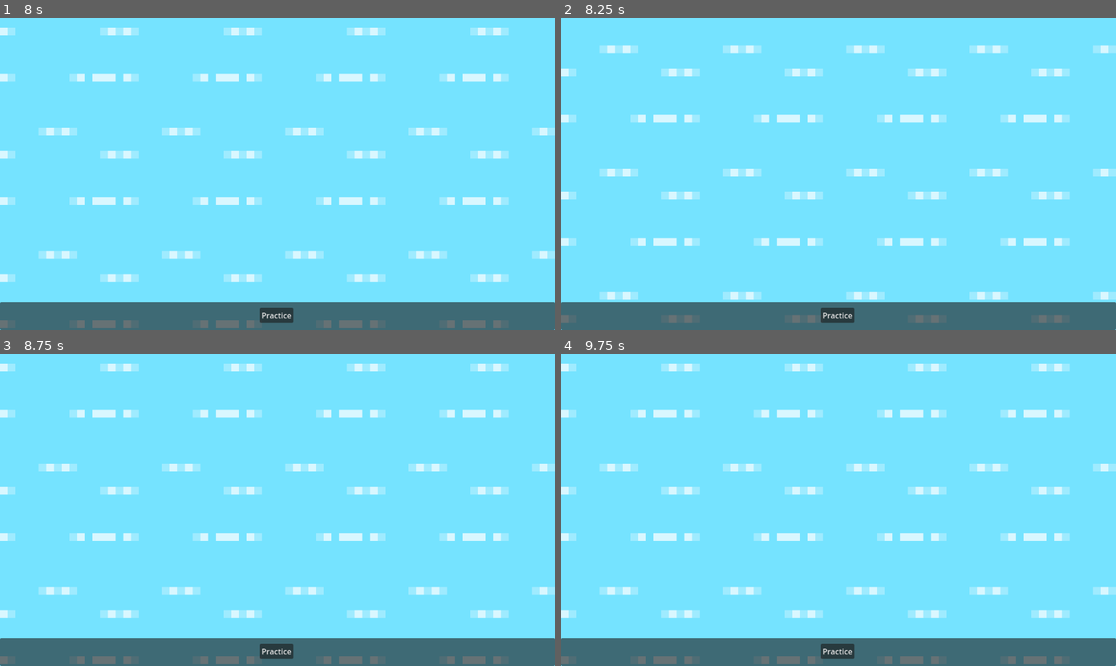
Above: before the commit, frames 1-4 (two rows, left to right).
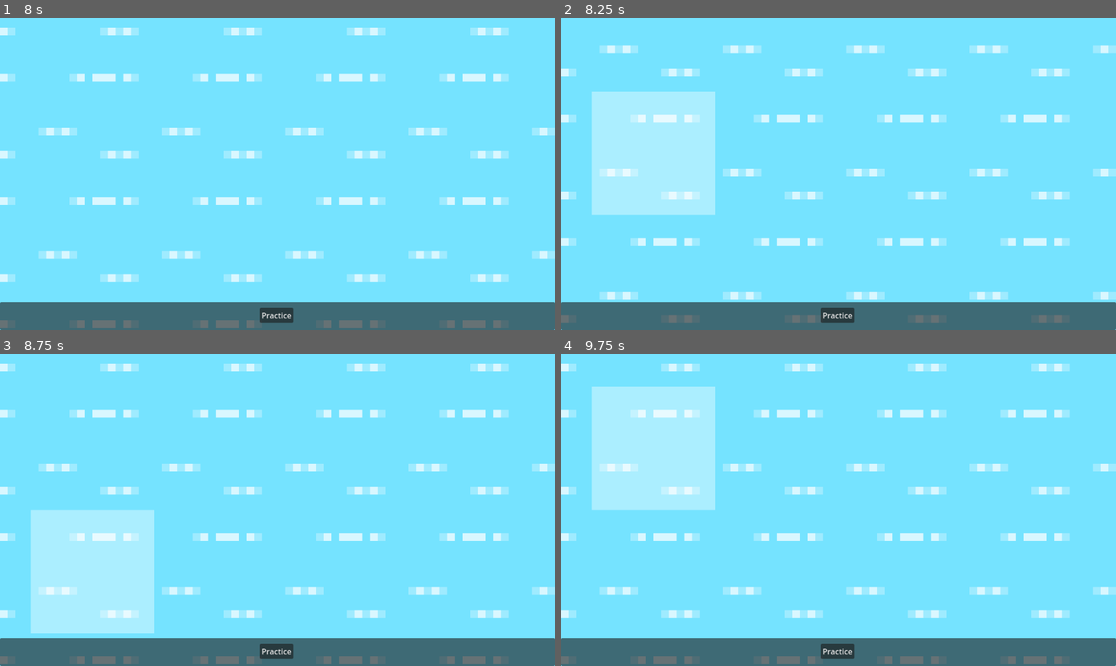
Above: after the commit, the same moments.

Repository: koljapluemer/vocab-city
Game: Godot game, scene res://scenes/Game.tscn
Two runs of this game, one before a commit and one after it. Both use one fixed random seed, a clock stepped at 60 frames per second and the inputs below.
Inputs (mouse positions are in pixels of both pictures, inside the frame that each line leads up to):
- Up to frame 1 (8 s): click "Practice" at 0.5 s; click "Answer A" at 1.25 s; click "Answer B" at 2 s; click "Practice" at 2.75 s; click "Practice" at 3.5 s; click "Answer A" at 4.25 s; click "Answer B" at 5 s; click "Answer A" at 5.75 s; click "Answer B" at 6.5 s; click "x" at 7.25 s
- Up to frame 2 (8.25 s): tap Enter at 8 s; drag from (655, 111) to (655, 236) at 8.02 s
- Up to frame 3 (8.75 s): no input
- Up to frame 4 (9.75 s): tap Space at 8.75 s; drag from (655, 447) to (655, 572) at 8.77 s; tap Enter at 9.5 s; move the mouse to (655, 447) at 9.52 s; click (655, 447) at 9.6 s

Frame 1 is identical in both runs. In frame 2, 8.5% of the frame differs, in the area x 5-28%, y 23-64%; in frame 3, 8.5%; in frame 4, 8.5%, in the area x 5-28%, y 10-51%.
Error in both runs: Modulo by zero error in operator '%'. (res://scripts/PracticeInterface.gd:43)

Commit message:
add general hover effect

Diff:
--- a/scenes/prefabs/Cell.tscn
+++ b/scenes/prefabs/Cell.tscn
@@ -18,4 +18,17 @@
 z_index = 11
 shape = SubResource("RectangleShape2D_sy0xx")
 
-[connection signal="mouse_entered" from="." to="." method="_on_mouse_entered"]
+[node name="HoverOverlay" type="ColorRect" parent="."]
+visible = false
+anchors_preset = 8
+anchor_left = 0.5
+anchor_top = 0.5
+anchor_right = 0.5
+anchor_bottom = 0.5
+offset_left = -128.0
+offset_top = -128.0
+offset_right = 128.0
+offset_bottom = 128.0
+grow_horizontal = 2
+grow_vertical = 2
+color = Color(1, 1, 1, 0.392157)
--- a/scripts/Cell.gd
+++ b/scripts/Cell.gd
@@ -113,15 +113,15 @@
 ## Hover
 
 func _on_mouse_entered():
-	# if vocab, show native word (TODO: seems broken)
 	if state == "vocab":
 		objects["mapText"].set_text('[center]'+nativeWord+'[/center]')
+	node.get_node("HoverOverlay").visible = true
 
 func _on_mouse_exited():
 	# if vocab, show target word again
 	if state == "vocab":
 		objects["mapText"].set_text('[center]'+targetWord+'[/center]')
-
+	node.get_node("HoverOverlay").visible = false
 
 ## Scoring
 
